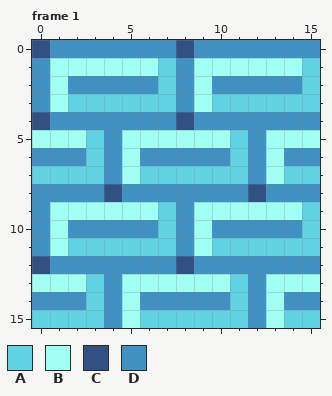
A pixel-art file gets an edit: Tilesets/Grass/Grass.aseprite. The first picture shows the starting point.
16x16 pixels, 4 frames. Shown: frame 1. The commit also changed other frames, which this record leaves out.
Palette (. is transparent): A #61d3e3  B #a2fff3  C #305182  D #4192c3
The result:
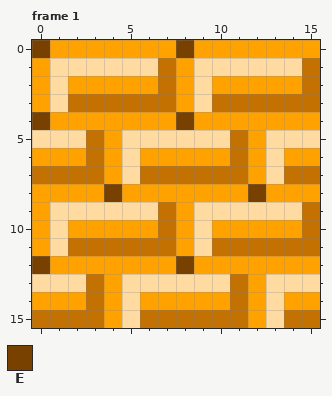
Colours new in this view: E #794100
What changed:
colour A: #61d3e3 -> #c37100
colour B: #a2fff3 -> #ffdba2
colour D: #4192c3 -> #ffa200
Frame 1:
y 0: x 0 C -> E; x 8 C -> E
y 4: x 0 C -> E; x 8 C -> E
y 8: x 4 C -> E; x 12 C -> E
y 12: x 0 C -> E; x 8 C -> E
Pixel boxes of the changes (left, top, right, bottom) in both pictures:
changed: (32, 40, 320, 328)
